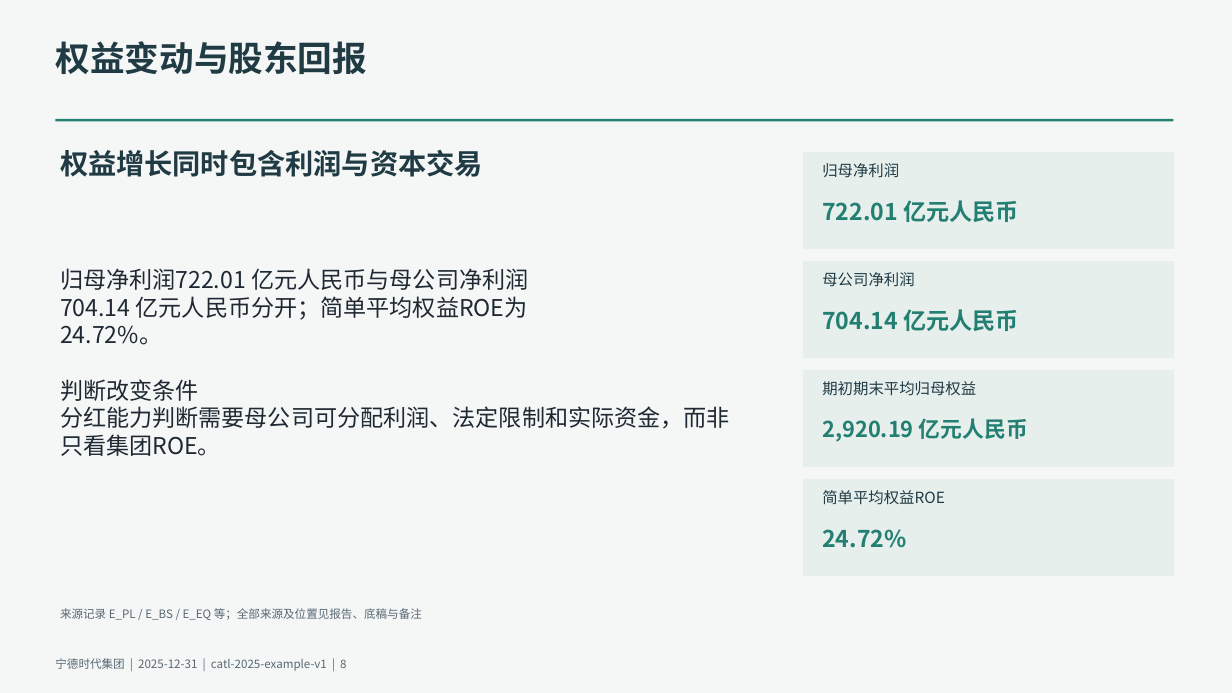
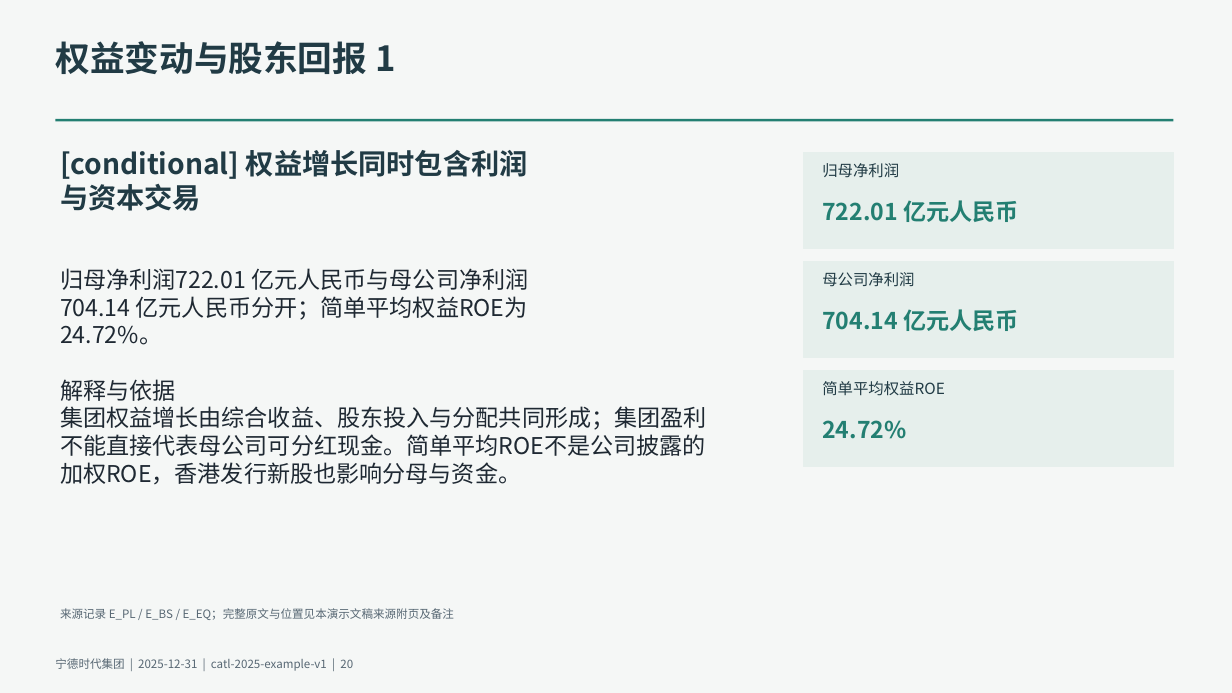
Before and after one commit to qingkongwanli0l/annual-report-analysis, a slide deck: slide 20 of examples/catl-2025/deliverables/presentation.pptx (slide 8 before the commit). Drawn at 1232x693 pixels with LibreOffice and Linux fonts; fonts in the diff are those of the drawing. Boxes give left, top, right and bottom in pixels: in the first picture for what was removed or moved away, otherwise in the second. Text is boxed around its words. In the diff, an @@ line names an element or a change of style, - is before the commit and + after.

```diff
--- a/examples/catl-2025/deliverables/presentation.pptx
+++ b/examples/catl-2025/deliverables/presentation.pptx
@@ text at bbox=[55, 41, 395, 74]: text changed @@
-权益变动与股东回报
+权益变动与股东回报 1
@@ text at bbox=[60, 150, 528, 211]: text changed @@
-权益增长同时包含利润与资本交易
+[conditional] 权益增长同时包含利润
+与资本交易
@@ text at bbox=[60, 379, 707, 485]: text changed @@
-判断改变条件
-分红能力判断需要母公司可分配利润、法定限制和实际资金，而非
-只看集团ROE。
+解释与依据
+集团权益增长由综合收益、股东投入与分配共同形成；集团盈利
+不能直接代表母公司可分红现金。简单平均ROE不是公司披露的
+加权ROE，香港发行新股也影响分母与资金。
@@ text at bbox=[822, 381, 945, 396]: text changed @@
-期初期末平均归母权益
+简单平均权益ROE
@@ text at bbox=[822, 420, 906, 439]: text changed; size 17 to 18 pt @@
-2,920.19 亿元人民币
+24.72%
@@ rectangle removed at bbox=[804, 480, 1174, 576] @@
@@ text removed at bbox=[822, 490, 945, 505] @@
-简单平均权益ROE
@@ text removed at bbox=[822, 529, 906, 548] @@
-24.72%
@@ text at bbox=[60, 608, 454, 620]: text changed @@
-来源记录 E_PL / E_BS / E_EQ 等；全部来源及位置见报告、底稿与备注
+来源记录 E_PL / E_BS / E_EQ；完整原文与位置见本演示文稿来源附页及备注
@@ text at bbox=[55, 658, 353, 671]: text changed @@
-宁德时代集团 | 2025-12-31 | catl-2025-example-v1 | 8
+宁德时代集团 | 2025-12-31 | catl-2025-example-v1 | 20
```
Also in this commit, not shown: 8 other slides changed, 16 slides added, 18 other files.
